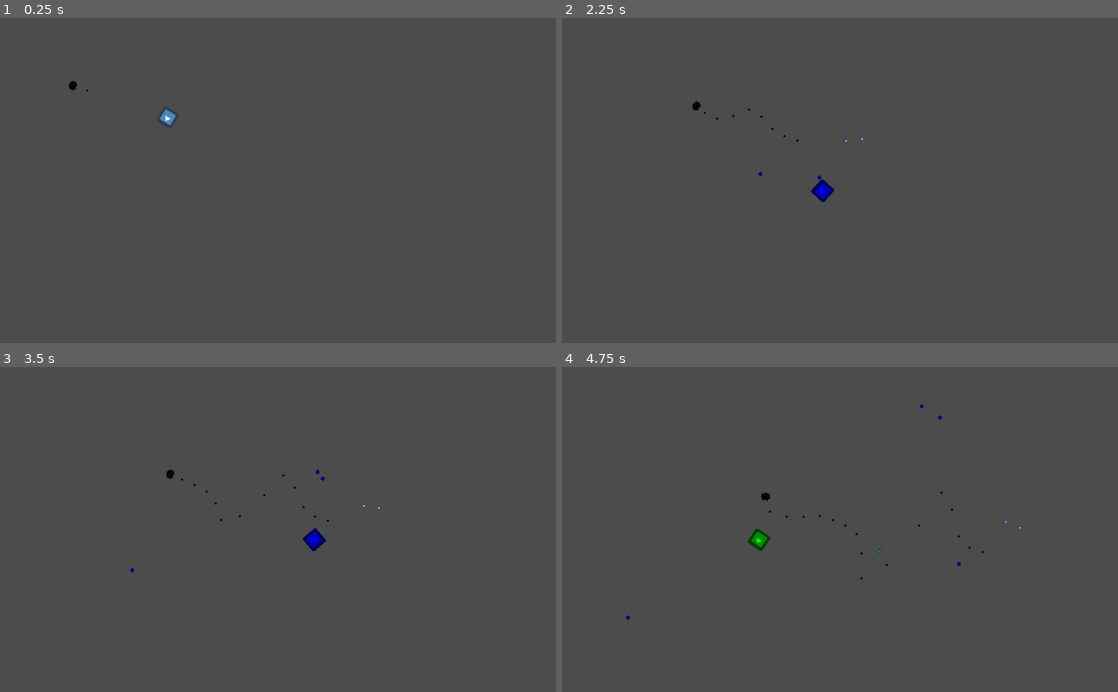
Above: before the commit, frames 1-4 (two rows, left to right).
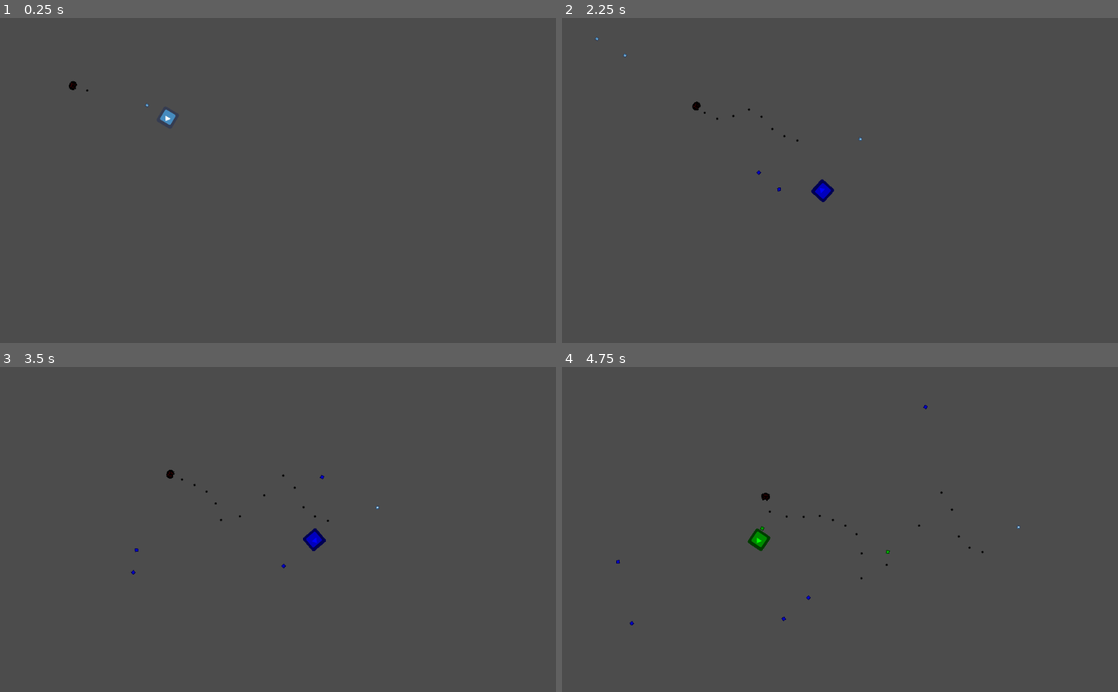
Above: after the commit, the same moments.

Repository: JuanG10/boss
Game: Godot game, scene res://proof of concept.tscn
The game is run twice, just before and just after one commit, with the same random seed, the same clock (stepped at 60 frames per second) and the same inputs. The engine's default icon, where the game draws it, is replaced by a stand-in: a white triangle on a blue panel in a dark square.
Inputs (mouse positions are in pixels of both pictures, inside the frame that each line leads up to):
- Up to frame 1 (0.25 s): no input
- Up to frame 2 (2.25 s): tap Enter (ui_accept) at 0.5, 0.77, 1.52 s; move the mouse to (962, 164) at 0.52 s; press the mouse at (962, 164) at 0.53 s; hold D (right) 0.53-1.28 s; move the mouse to (728, 196) at 1.27 s; release the mouse at (728, 196) at 1.28 s; hold S (down) 1.28-2.03 s; tap E (next_color) at 1.35 s; click (728, 196) at 1.55 s; move the mouse to (895, 109) at 2.02 s; press the mouse at (895, 109) at 2.03 s; hold D (right) from 2.03 s (still down)
- Up to frame 3 (3.5 s): move the mouse to (250, 594) at 2.77 s; release D (right) at 2.78 s; release the mouse at (250, 594) at 2.78 s; hold Up (ui_up) from 2.78 s (still down); click (250, 594) at 2.85 s; tap Enter (ui_accept) at 3.02 s
- Up to frame 4 (4.75 s): move the mouse to (1006, 578) at 3.52 s; release Up (ui_up) at 3.53 s; press the mouse at (1006, 578) at 3.53 s; hold A (left) from 3.53 s (still down); tap E (next_color) at 3.6 s; tap Enter (ui_accept) at 3.77, 4.52 s; move the mouse to (673, 480) at 4.27 s; release the mouse at (673, 480) at 4.28 s; click (673, 480) at 4.35 s

The runs differ from the first frame. In frame 1, less than 0.1% of the frame differs, in the area x 26-27%, y 26-28%; in frame 2, less than 0.1%; in frame 3, less than 0.1%; in frame 4, 0.1%, in the area x 9-83%, y 11-80%.

Commit message:
git refactor

Diff:
--- a/Enemies/Bullet.gd
+++ b/Enemies/Bullet.gd
@@ -16,14 +16,13 @@
 	position += velocity
 
 func _on_player_collision(area):
-	print($Sprite.modulate == player.modulate_color())
-	#print(area.name , "esto es")
-	#print(player.name)
+	#Si coliona con el jugador y las balas son del mismo color, lo daña
 	if area.name == "Area2D" && $Sprite.modulate == player.modulate_color():
 			print("entra")
 			player.takeDamage(dmg)
 			remove()
 
+#Set del color a las balas
 func color_set(un_color):
 	$Sprite.modulate = un_color
 
--- a/Player.gd
+++ b/Player.gd
@@ -33,8 +33,8 @@
 		next_color() # blue shade
 	if Input.is_action_just_pressed("previous_color"):
 		previous_color()
-	if Input.is_action_pressed("shoot"):
-		if(timer.is_stopped()):
+	#if Input.is_action_pressed("shoot"):
+	if(timer.is_stopped()):
 			shoot()
 	if Input.is_action_pressed('right'):
 		position.x += speed
